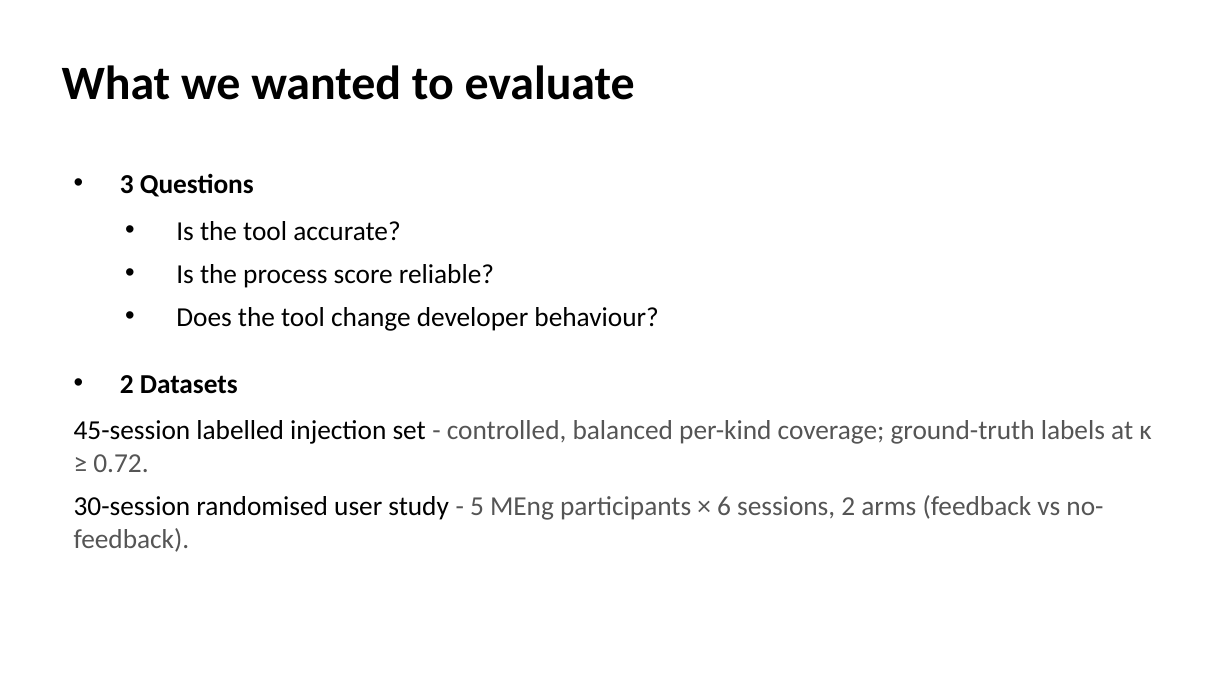
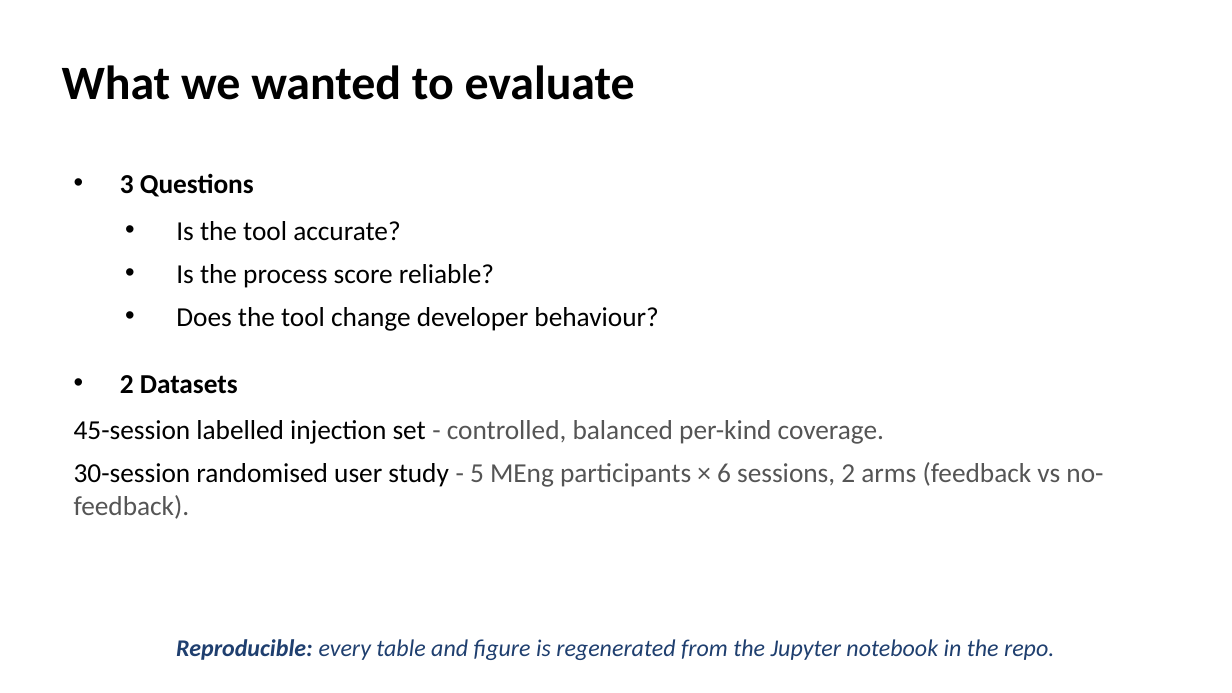
Before and after one commit to EthanHosier/fyp, a slide deck: slide 14 of presentation/slides.pptx. Drawn at 1232x693 pixels with LibreOffice and Linux fonts; fonts in the diff are those of the drawing. Boxes give left, top, right and bottom in pixels: in the first picture for what was removed or moved away, otherwise in the second. Text is boxed around its words. In the diff, an @@ line names an element or a change of style, - is before the commit and + after.

```diff
--- a/presentation/slides.pptx
+++ b/presentation/slides.pptx
@@ text at [74,420,884,444]: text changed @@
-  • 45-session labelled injection set - controlled, balanced per-kind coverage; ground-truth labels at κ ≥ 0.72.
+  • 45-session labelled injection set - controlled, balanced per-kind coverage.
@@ text added at [176,639,1054,660], 14 pt, text #1F3F6F, italic @@
+Reproducible: every table and figure is regenerated from the Jupyter notebook in the repo.
```
Also in this commit, not shown: 5 other slides changed, 1 slide added, 1 slide removed, 4 other files.
